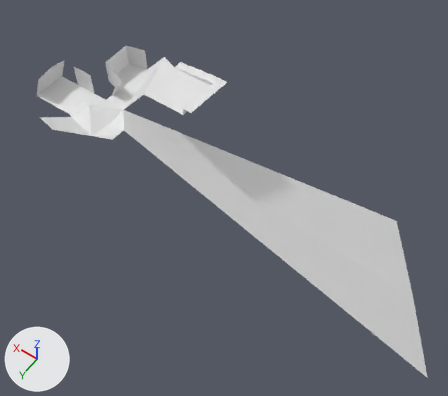
Two versions of the OBJ model Zeldo/Content/Meshes/Physics/Triangle_Physics.obj, one commit apart.
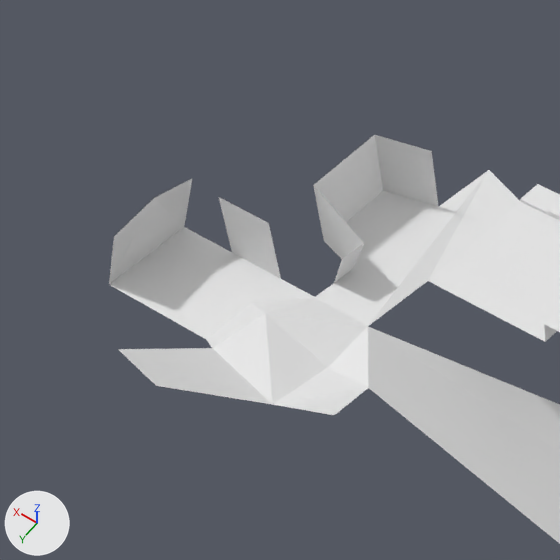
Each version appears first whole from a camera (50 mm lens) standing at (-67.1, 56.4, 85.3) and looking at (-19.9, -9.7, -18.6), and next in a close-up on the part from 0% to 42% of the width and 0% to 48% of the height. The lights are fixed; the arrows at lower left show +X, +Y and +Z. Where no turn or scale is listed for an object, it has been applied to the vertices.

Before the edit, the objects in view are built like this:
```python
me_triangle_physics = bpy.data.meshes.new('Triangle_Physics')
me_triangle_physics.from_pydata(...)  # 81 vertices, 108 faces; spans x -72.7..16.3, y -46.5..11.1, z -50.6..6.2
ob_triangle_physics = bpy.data.objects.new('Triangle_Physics', me_triangle_physics)
ob_triangle_physics.location = (0.0, 0.0, 0.0)
```
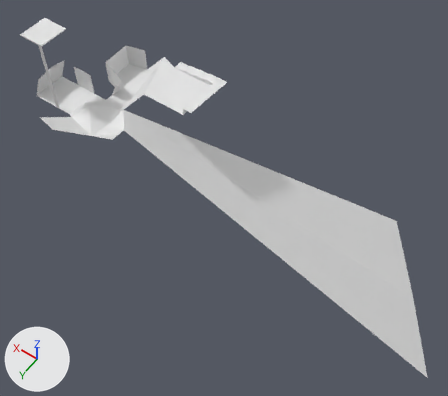
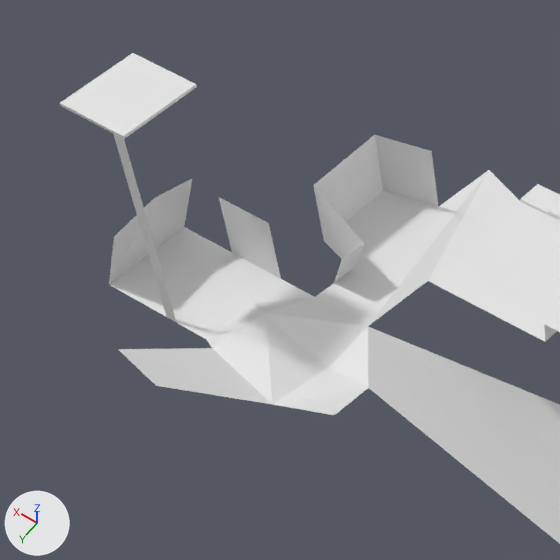
What the commit changed:
me_triangle_physics is used by ob_triangle_physics; location (0.0, 0.0, 0.0).
me_triangle_physics had 81 vertices, 108 faces and spanned x -72.7..16.3, y -46.5..11.1, z -50.6..6.2.
me_triangle_physics now has 95 vertices, 132 faces and spans x -72.7..16.3, y -46.5..11.1, z -50.6..16.0.
Part 1, on me_triangle_physics:
1 face is deleted.
8 vertices are added at x 10.0..15.4, y -2.7..3.3, z 1.0..16.0.
6 new vertices lie (0.0, 6.0, 0.0) away from vertices in x 10.0..15.4, y -2.7, z 15.8..16.0.
25 new faces join them.

Where the change shows, as pixel boxes [x1, y1, x2, y2] in the close-ups (560 x 560 px):
'Triangle_Physics', reshaped
    before: [109, 135, 560, 544]
    after: [60, 53, 560, 544]
part 1 of me_triangle_physics, built on
    before: [109, 250, 206, 339]
    after: [60, 53, 206, 339]
